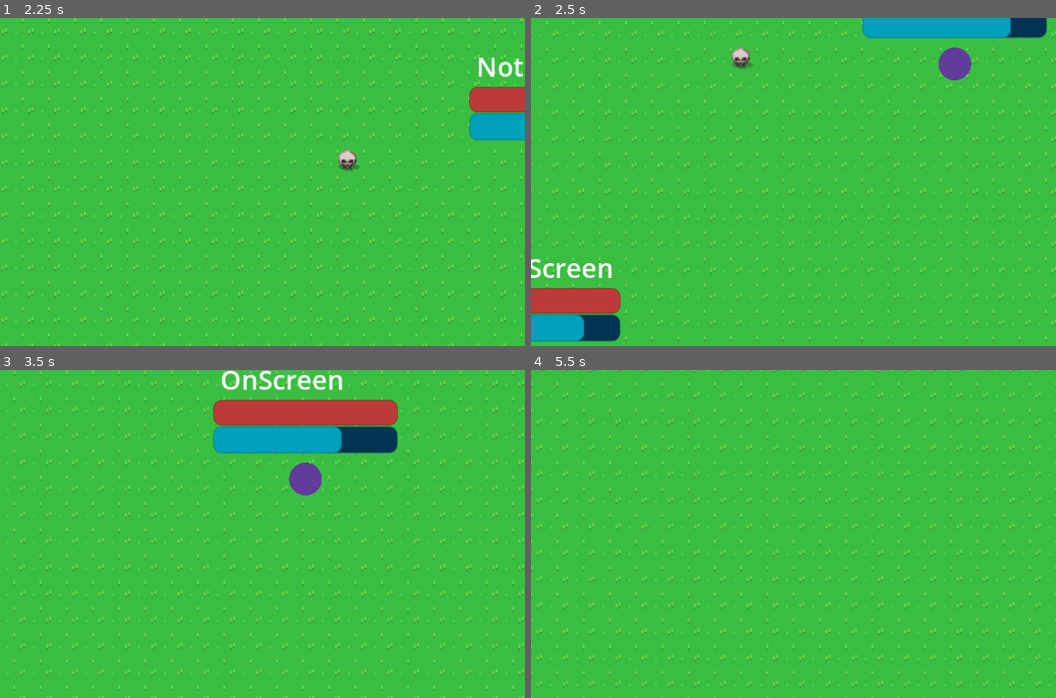
Above: before the commit, frames 1-4 (two rows, left to right).
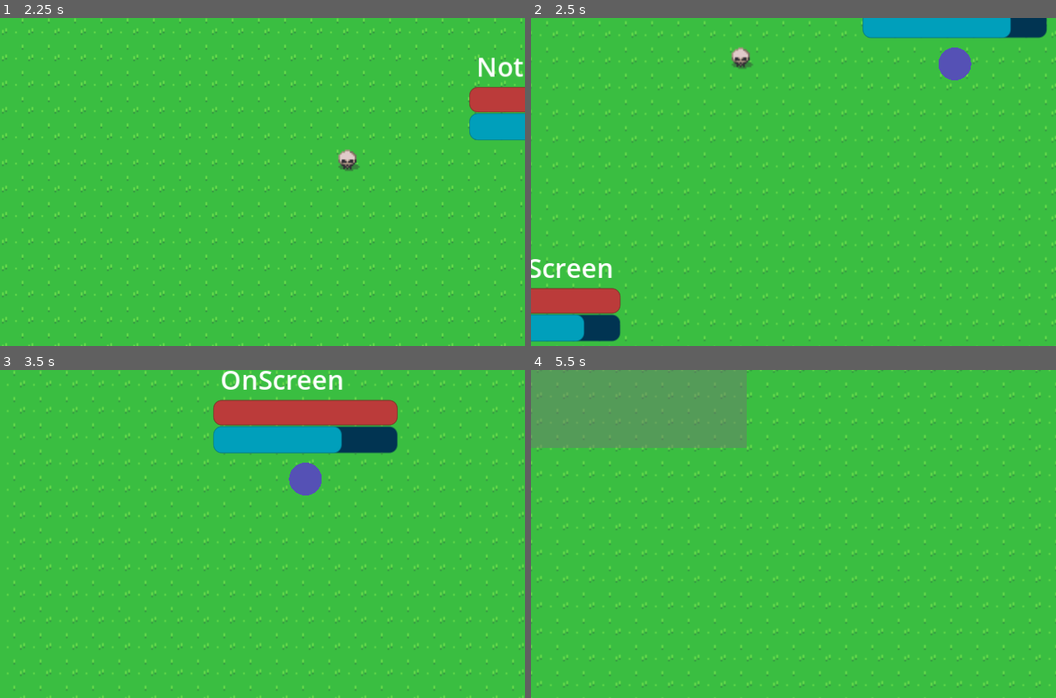
Above: after the commit, the same moments.

Repository: BurntRobot/ork-goddess
Game: Godot game, scene res://world.tscn
Same seed, same stepped clock (60 frames per second), same inputs: the game is played once before the commit and once after it.
Inputs (mouse positions are in pixels of both pictures, inside the frame that each line leads up to):
- Up to frame 1 (2.25 s): tap Enter at 0.5 s; move the mouse to (378, 165) at 0.52 s; press the mouse at (378, 165) at 0.53 s; hold D (right) 0.53-1.28 s; move the mouse to (157, 198) at 1.27 s; release the mouse at (157, 198) at 1.28 s; hold S (down) 1.28-2.03 s; click (157, 198) at 1.35 s; move the mouse to (315, 109) at 2.02 s; press the mouse at (315, 109) at 2.03 s; hold D (right) from 2.03 s (still down)
- Up to frame 2 (2.5 s): keep holding D (right)
- Up to frame 3 (3.5 s): move the mouse to (236, 599) at 2.77 s; release D (right) at 2.78 s; release the mouse at (236, 599) at 2.78 s; hold W (up) from 2.78 s (still down); click (236, 599) at 2.85 s
- Up to frame 4 (5.5 s): move the mouse to (951, 583) at 3.52 s; release W (up) at 3.53 s; press the mouse at (951, 583) at 3.53 s; hold A (left) 3.53-5.03 s; move the mouse to (636, 484) at 4.27 s; release the mouse at (636, 484) at 4.28 s; click (636, 484) at 4.35 s; move the mouse to (819, 534) at 5.02 s; press the mouse at (819, 534) at 5.03 s; hold S (down) from 5.03 s (still down)

Frame 1 is identical in both runs. In frame 2, 0.5% of the frame differs, in the area x 77-84%, y 9-19%; in frame 3, 0.5%; in frame 4, 9.8%, in the area x 0-42%, y 0-24%.

Commit message:
Add selection area to ork. Adding selection area in development.

Diff:
--- /dev/null
+++ b/SelectionArea.gd
@@ -0,0 +1,45 @@
+extends Area2D
+
+@onready var col = $CollisionShape2D
+@onready var mesh = $MeshInstance2D
+
+var original_point = Vector2.ZERO
+var starting_point = Vector2.ZERO
+var ending_point = Vector2.ZERO
+var in_action = false
+
+func _ready():
+	original_point = position
+	starting_point = position
+	ending_point = position
+
+func _process(delta):
+	if in_action:
+		ending_point = get_global_mouse_position()
+		_set_rectagular()
+
+func _input(event):
+	if event is InputEventMouseButton:
+		if event.is_action_pressed("mouse_select"):
+			in_action = true
+			starting_point = get_global_mouse_position()
+		elif event.is_action_released("mouse_select"):
+			in_action = false
+
+func _set_rectagular():
+	if ending_point.x > starting_point.x:
+		_set_col_and_mesh_x(ending_point, starting_point)
+	elif starting_point.x > ending_point.x:
+		_set_col_and_mesh_x(starting_point, ending_point)
+	if ending_point.y > starting_point.y:
+		_set_col_and_mesh_y(ending_point, starting_point)
+	elif starting_point.y > ending_point.y:
+		_set_col_and_mesh_y(starting_point, ending_point)
+
+func _set_col_and_mesh_x(point1, point2):
+	col.shape.size.x = point1.x - point2.x
+	mesh.mesh.size.x = point1.x - point2.x
+
+func _set_col_and_mesh_y(point1, point2):
+	col.shape.size.y = point1.y - point2.y
+	mesh.mesh.size.y = point1.y - point2.y
--- a/ork.gd
+++ b/ork.gd
@@ -5,14 +5,22 @@
 @onready var health_timer = $HealthTimer
 @onready var health_bar = $HealthBar
 @onready var death_timer = $DeathTimer
+@onready var chosen_mark = $Chosen
 var health = 100
 var attention = 100
 var goddess_is_watching = false
 var final_countdown = 10
+var chosen = false
 
 func _ready():
 	attention_bar.value = attention
 	health_bar.value = health
+
+func _process(delta):
+	if chosen and not chosen_mark.visible:
+		chosen_mark.visible = true
+	elif not chosen and chosen_mark.visible:
+		chosen_mark.visible = false
 
 func _on_visible_on_screen_notifier_2d_screen_entered():
 	on_screen_label.text = "OnScreen"
--- a/ork.tscn
+++ b/ork.tscn
@@ -1,6 +1,10 @@
-[gd_scene load_steps=8 format=3 uid="uid://5kfayolc3hji"]
+[gd_scene load_steps=9 format=3 uid="uid://5kfayolc3hji"]
 
 [ext_resource type="Script" path="res://ork.gd" id="1_6ifs0"]
+
+[sub_resource type="SphereMesh" id="SphereMesh_owpl3"]
+radius = 10.0
+height = 10.0
 
 [sub_resource type="CircleShape2D" id="CircleShape2D_0bge4"]
 
@@ -39,11 +43,17 @@
 [node name="Ork" type="CharacterBody2D"]
 script = ExtResource("1_6ifs0")
 
+[node name="Chosen" type="MeshInstance2D" parent="."]
+visible = false
+self_modulate = Color(0.54902, 0.54902, 0.54902, 0.513726)
+position = Vector2(0, 8)
+mesh = SubResource("SphereMesh_owpl3")
+
 [node name="CollisionShape2D" type="CollisionShape2D" parent="."]
 shape = SubResource("CircleShape2D_0bge4")
 
 [node name="MeshInstance2D" type="MeshInstance2D" parent="."]
-self_modulate = Color(0.380392, 0.235294, 0.607843, 1)
+self_modulate = Color(0.333333, 0.317647, 0.709804, 1)
 mesh = SubResource("SphereMesh_i7vtc")
 
 [node name="VisibleOnScreenNotifier2D" type="VisibleOnScreenNotifier2D" parent="."]
--- a/project.godot
+++ b/project.godot
@@ -46,3 +46,8 @@
 "events": [Object(InputEventKey,"resource_local_to_scene":false,"resource_name":"","device":-1,"window_id":0,"alt_pressed":false,"shift_pressed":false,"ctrl_pressed":false,"meta_pressed":false,"pressed":false,"keycode":0,"physical_keycode":68,"key_label":0,"unicode":100,"echo":false,"script":null)
 ]
 }
+mouse_select={
+"deadzone": 0.5,
+"events": [Object(InputEventMouseButton,"resource_local_to_scene":false,"resource_name":"","device":-1,"window_id":0,"alt_pressed":false,"shift_pressed":false,"ctrl_pressed":false,"meta_pressed":false,"button_mask":1,"position":Vector2(141, 6),"global_position":Vector2(145, 49),"factor":1.0,"button_index":1,"canceled":false,"pressed":true,"double_click":false,"script":null)
+]
+}
--- a/world.tscn
+++ b/world.tscn
@@ -1,8 +1,9 @@
-[gd_scene load_steps=6 format=3 uid="uid://d1osktdk2ny3u"]
+[gd_scene load_steps=9 format=3 uid="uid://d1osktdk2ny3u"]
 
 [ext_resource type="Texture2D" uid="uid://c7ubokevmnf4w" path="res://Overworld.png" id="1_5dlyj"]
 [ext_resource type="PackedScene" uid="uid://5kfayolc3hji" path="res://ork.tscn" id="2_afitm"]
 [ext_resource type="Script" path="res://Camera.gd" id="2_gvfr1"]
+[ext_resource type="Script" path="res://SelectionArea.gd" id="4_ifqme"]
 
 [sub_resource type="TileSetAtlasSource" id="TileSetAtlasSource_og6es"]
 texture = ExtResource("1_5dlyj")
@@ -1083,6 +1084,12 @@
 [sub_resource type="TileSet" id="TileSet_odanv"]
 sources/0 = SubResource("TileSetAtlasSource_og6es")
 
+[sub_resource type="RectangleShape2D" id="RectangleShape2D_uw53i"]
+size = Vector2(0, 0)
+
+[sub_resource type="BoxMesh" id="BoxMesh_uhfkk"]
+size = Vector3(0, 0, 0)
+
 [node name="World" type="Node"]
 
 [node name="Level" type="Node2D" parent="."]
@@ -1112,3 +1119,13 @@
 position_smoothing_enabled = true
 position_smoothing_speed = 2.0
 script = ExtResource("2_gvfr1")
+
+[node name="SelectionArea" type="Area2D" parent="."]
+script = ExtResource("4_ifqme")
+
+[node name="CollisionShape2D" type="CollisionShape2D" parent="SelectionArea"]
+shape = SubResource("RectangleShape2D_uw53i")
+
+[node name="MeshInstance2D" type="MeshInstance2D" parent="SelectionArea"]
+self_modulate = Color(0.447059, 0.447059, 0.447059, 0.270588)
+mesh = SubResource("BoxMesh_uhfkk")
